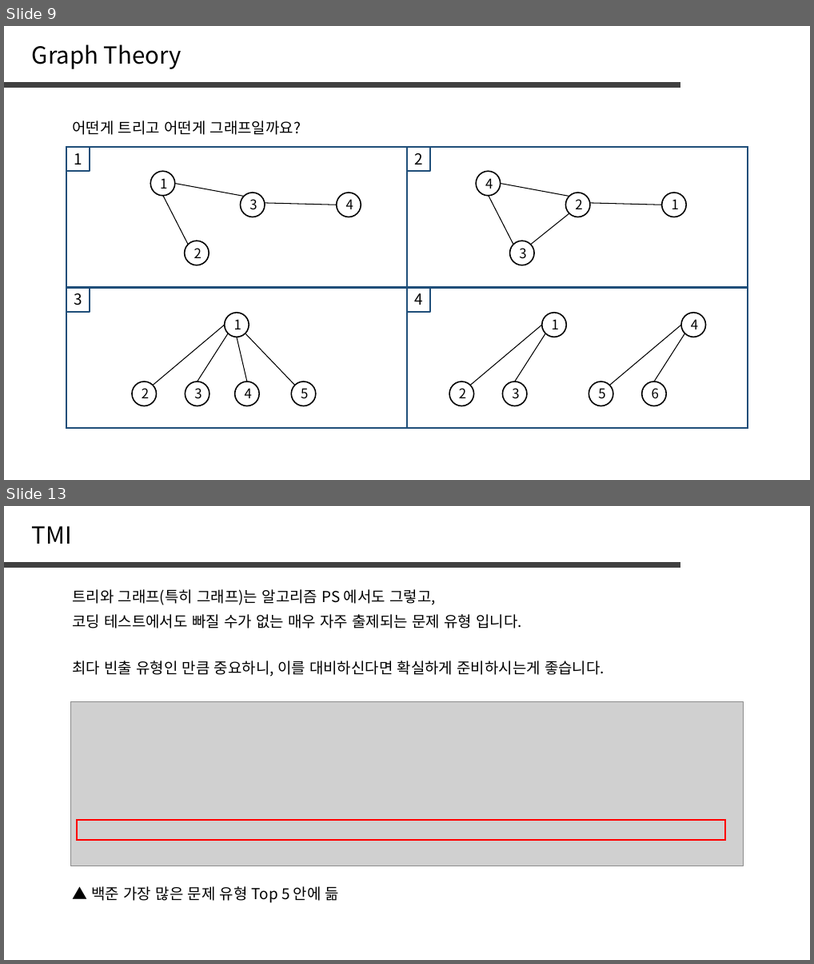
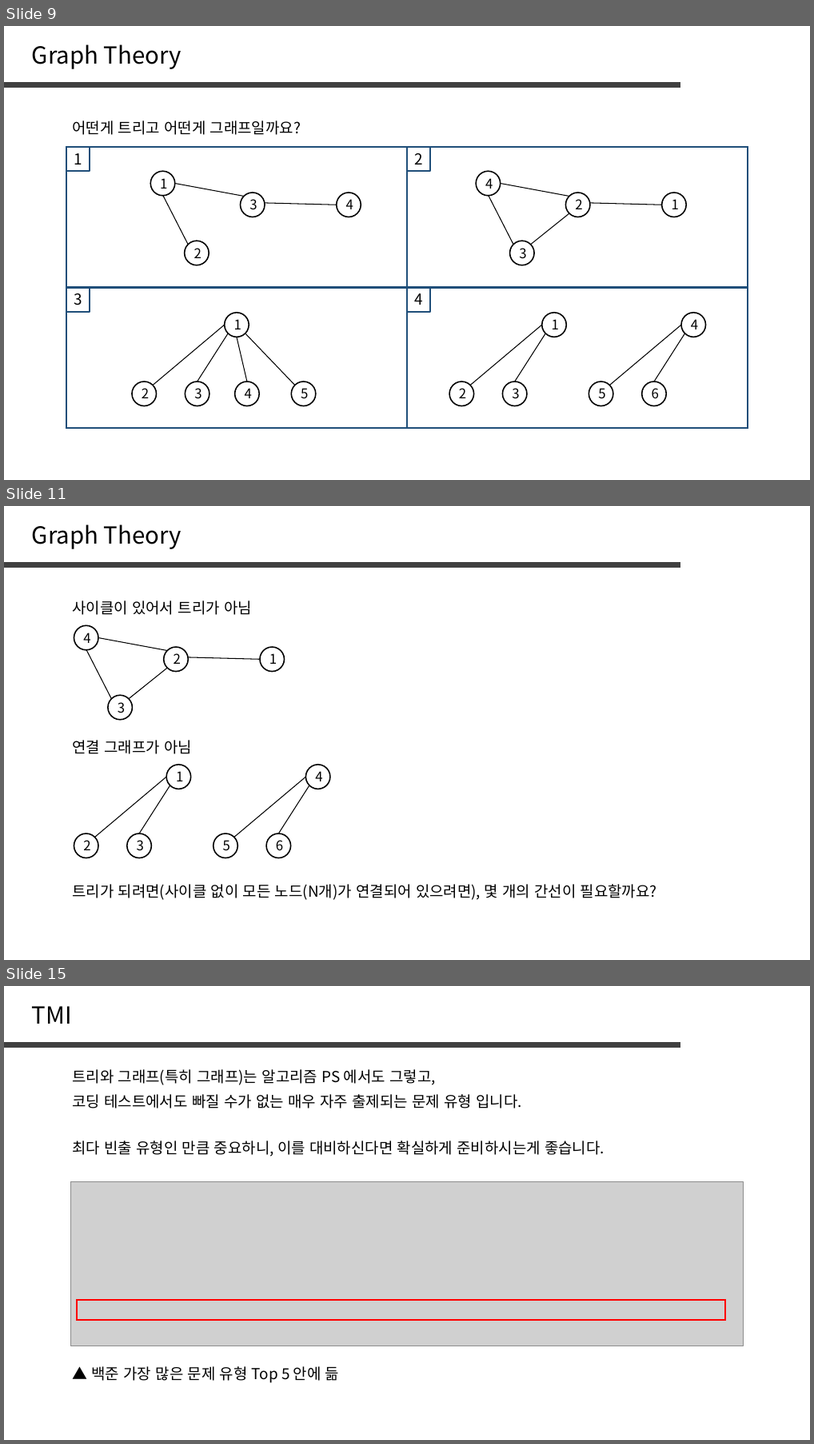
Before and after one commit to jaehoo1/PS-study, a slide deck: study/8_Tree, Graph.pptx. Shown one above the other, each under a label of ours: slides 9 and 13 before the commit, slides 9, 11 and 15 after it; the slides between them are not shown. The pictures are 814x964 and 814x1444 pixels, drawn with LibreOffice and Linux fonts; fonts in the diff are those of the drawing; grey boxes stand for pictures. Boxes give left, top, right and bottom in pixels: in the first picture for what was removed or moved away, otherwise in the second. Text is boxed around its words. In the diff, an @@ line names an element or a change of style, - is before the commit and + after.

```diff
--- a/study/8_Tree, Graph.pptx
+++ b/study/8_Tree, Graph.pptx
@@ slide 11 added at [4, 506, 810, 960], background #FFFFFF @@
@@ text added at [32, 524, 182, 549], 28 pt, text #000000 @@
+Graph Theory
@@ line added from (4, 564) to (682, 564), #404040 6 pt @@
@@ text added at [72, 600, 252, 615], 18 pt, text #000000 @@
+사이클이 있어서 트리가 아님
@@ ellipse added at [74, 625, 98, 649], outline #000000 1.5 pt, 16 pt, text #000000 @@
+4
@@ line added from (86, 649) to (112, 698), #000000 1 pt @@
@@ line added from (98, 638) to (167, 651), #000000 1 pt @@
@@ ellipse added at [164, 647, 188, 671], outline #000000 1.5 pt, 16 pt, text #000000 @@
+2
@@ ellipse added at [260, 647, 284, 671], outline #000000 1.5 pt, 16 pt, text #000000 @@
+1
@@ line added from (129, 698) to (167, 668), #000000 1 pt @@
@@ line added from (189, 657) to (260, 659), #000000 1 pt @@
@@ ellipse added at [108, 696, 132, 720], outline #000000 1.5 pt, 16 pt, text #000000 @@
+3
@@ text added at [72, 740, 192, 754], 18 pt, text #000000 @@
+연결 그래프가 아님
@@ ellipse added at [166, 764, 191, 788], outline #000000 1.5 pt, 16 pt, text #000000 @@
+1
@@ ellipse added at [306, 764, 330, 788], outline #000000 1.5 pt, 16 pt, text #000000 @@
+4
@@ line added from (94, 837) to (166, 776), #000000 1 pt @@
@@ line added from (139, 833) to (170, 785), #000000 1 pt @@
@@ line added from (234, 837) to (306, 776), #000000 1 pt @@
@@ line added from (278, 833) to (310, 785), #000000 1 pt @@
@@ ellipse added at [74, 833, 98, 857], outline #000000 1.5 pt, 16 pt, text #000000 @@
+2
@@ ellipse added at [127, 833, 151, 857], outline #000000 1.5 pt, 16 pt, text #000000 @@
+3
@@ ellipse added at [214, 833, 238, 857], outline #000000 1.5 pt, 16 pt, text #000000 @@
+5
@@ ellipse added at [266, 833, 290, 857], outline #000000 1.5 pt, 16 pt, text #000000 @@
+6
@@ text added at [72, 884, 658, 900], 18 pt, text #000000 @@
+트리가 되려면(사이클 없이 모든 노드(N개)가 연결되어 있으려면), 몇 개의 간선이 필요할까요?
@@ what was slide 13 is now slide 15 @@
```
Also in this commit, not shown: 6 slides changed, 2 other slides added.
